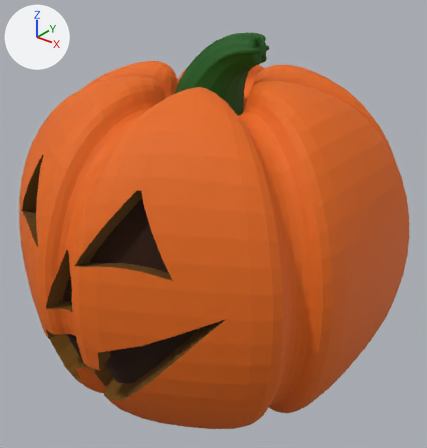
Renders of the glTF model static/models/jackOlantern.glb from each side of a commit.
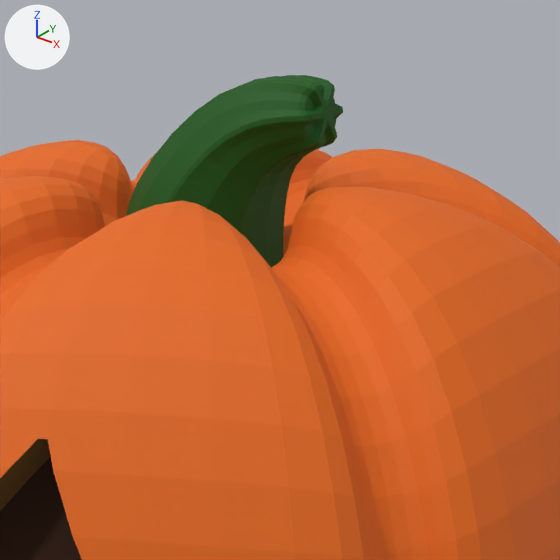
Old and new are each drawn whole from a 50 mm camera at (0.855, -1.059, 1.058) aimed at (0.013, -0.006, 0.405) and again close up on the part from 28% to 85% of the width and 0% to 54% of the height. The lights are fixed; the arrows at upper left show +X, +Y and +Z. Where no turn or scale is listed for an object, it has been applied to the vertices.
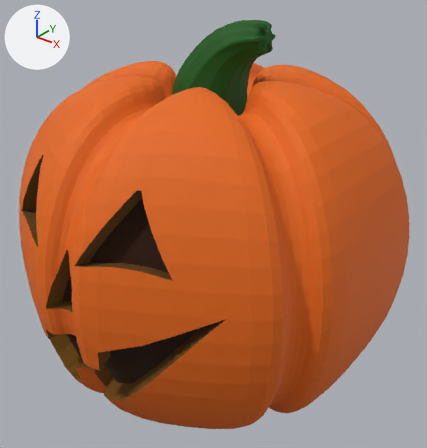
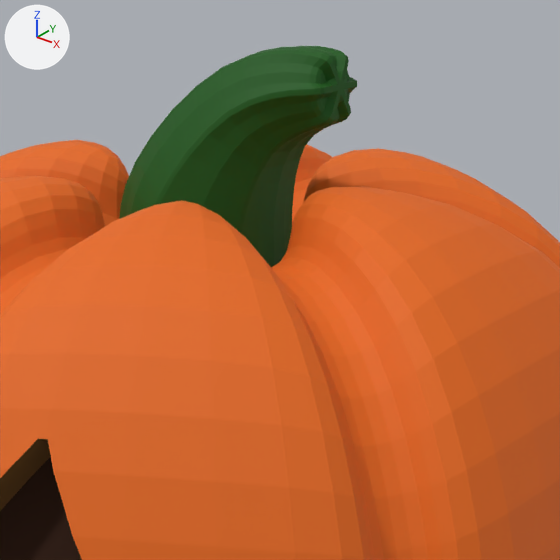
Pixel boxes (x1, y1, x2, y2) of what changed, in the close-ups (560 x 560 px):
'Sphere.006', moved, rescaled (10% wider, 15% taller): before (126, 75, 343, 267); after (119, 46, 357, 267)

Diff of the bpy script that builds the scene:
```diff
--- a/static/models/jackOlantern.glb.py
+++ b/static/models/jackOlantern.glb.py
@@ ob_sphere_006 @@
 ob_sphere_006 = bpy.data.objects.new('Sphere.006', me_sphere_003)
-ob_sphere_006.location = (-0.008, 0.006, 0.007)
-ob_sphere_006.scale = (0.402, 0.402, 0.402)
+ob_sphere_006.location = (-0.002, 0.002, -0.024)
+ob_sphere_006.scale = (0.429, 0.429, 0.429)
```
